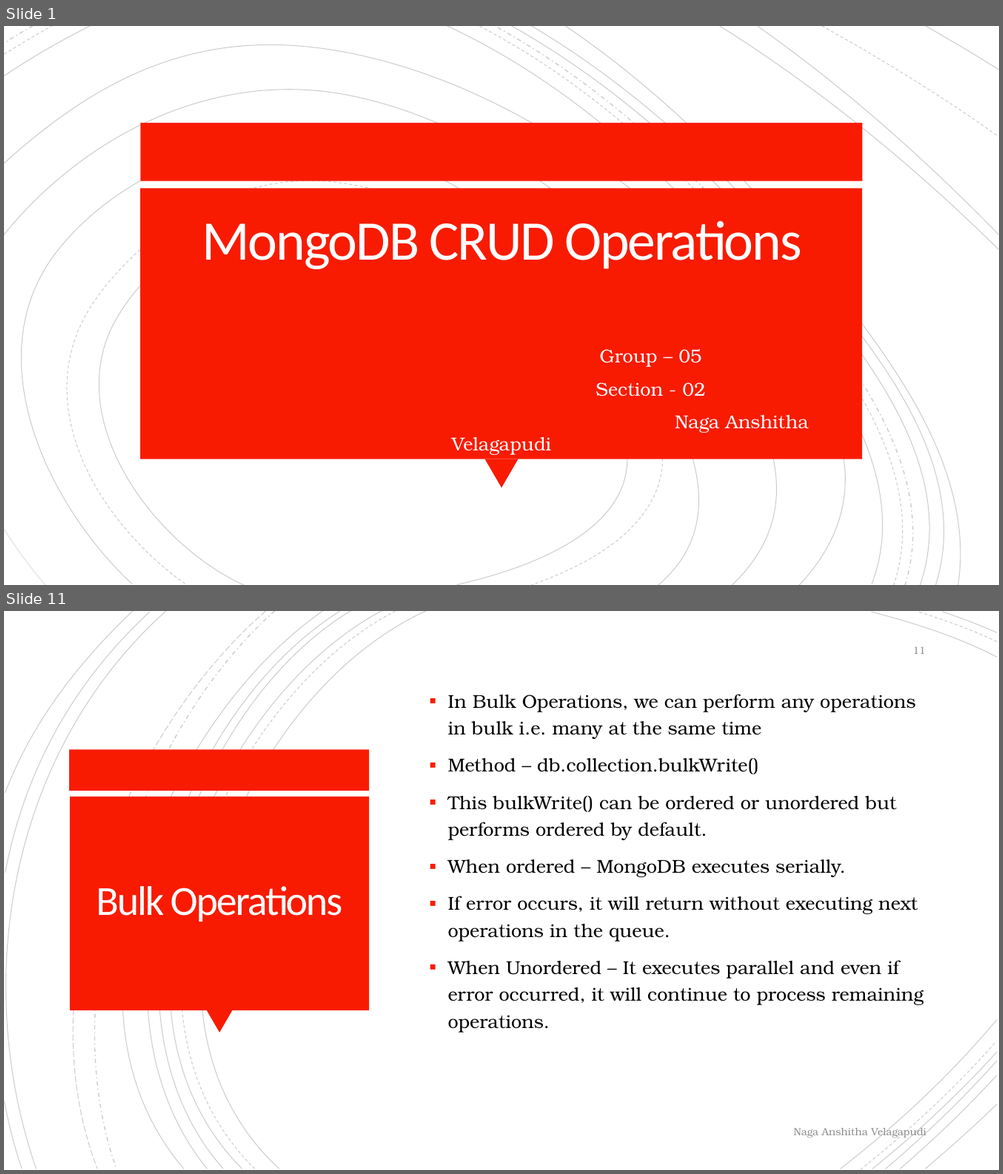
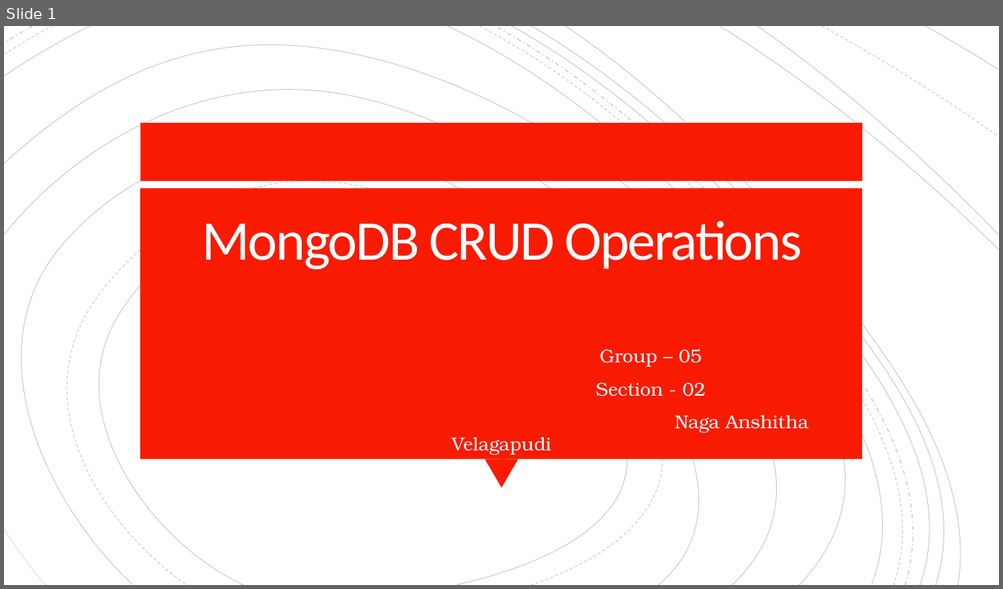
Before and after one commit to anshithavelagapudi/MongoDb-Project, a slide deck: CRUD Operations/MongoDB CRUD Operations.pptx. Shown one above the other, each under a label of ours: slides 1 and 11 before the commit, slide 1 after it; the slides between them are not shown. The pictures are 1003x1174 and 1003x589 pixels, drawn with LibreOffice and Linux fonts; fonts in the diff are those of the drawing. Boxes give left, top, right and bottom in pixels: in the first picture for what was removed or moved away, otherwise in the second. Text is boxed around its words. In the diff, an @@ line names an element or a change of style, - is before the commit and + after.

```diff
--- a/CRUD Operations/MongoDB CRUD Operations.pptx
+++ b/CRUD Operations/MongoDB CRUD Operations.pptx
@@ slide 11 removed at box(4, 611, 999, 1170), background #FFFFFF @@
@@ group removed at box(4, 611, 997, 1170): 21 freeform shapes @@
@@ page number removed at box(913, 647, 925, 654) @@
-11
@@ text removed at box(448, 694, 923, 1033) @@
-▪ In Bulk Operations, we can perform any operations in bulk i.e. many at the same time
-▪ Method – db.collection.bulkWrite()
-▪ This bulkWrite() can be ordered or unordered but performs ordered by default.
-▪ When ordered – MongoDB executes serially.
-▪ If error occurs, it will return without executing next operations in the queue.
-▪ When Unordered – It executes parallel and even if error occurred, it will continue to process remaining operations.
@@ rectangle removed at box(70, 750, 370, 791) @@
@@ rectangle removed at box(70, 797, 369, 1011) @@
@@ title removed at box(96, 886, 342, 922) @@
-Bulk Operations
@@ triangle removed at box(206, 1011, 233, 1034) @@
@@ text removed at box(794, 1126, 926, 1139) @@
-Naga Anshitha Velagapudi
```
Also in this commit, not shown: 2 slides changed, 11 slides added, 8 other slides removed, 4 other files.
